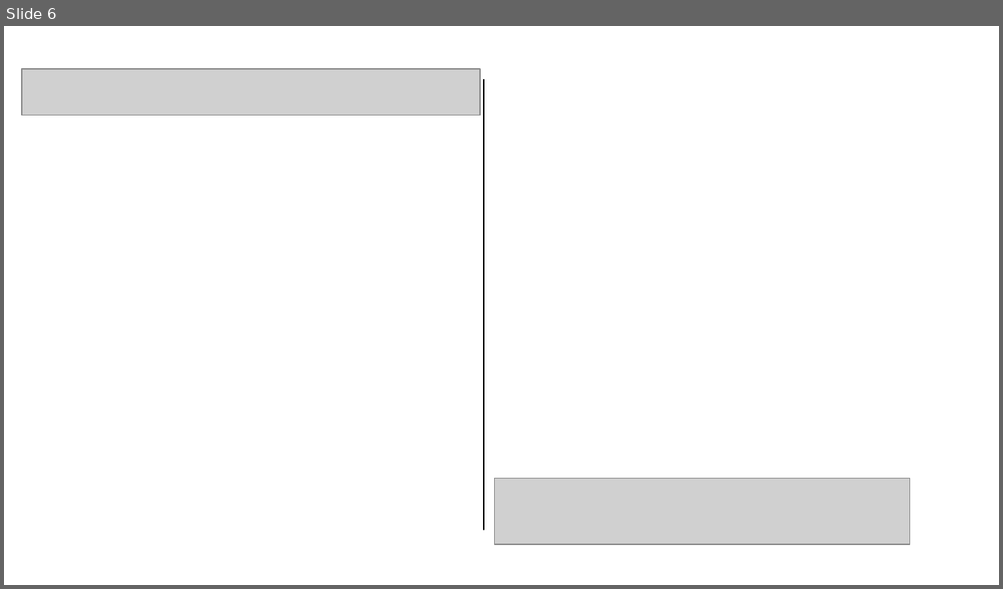
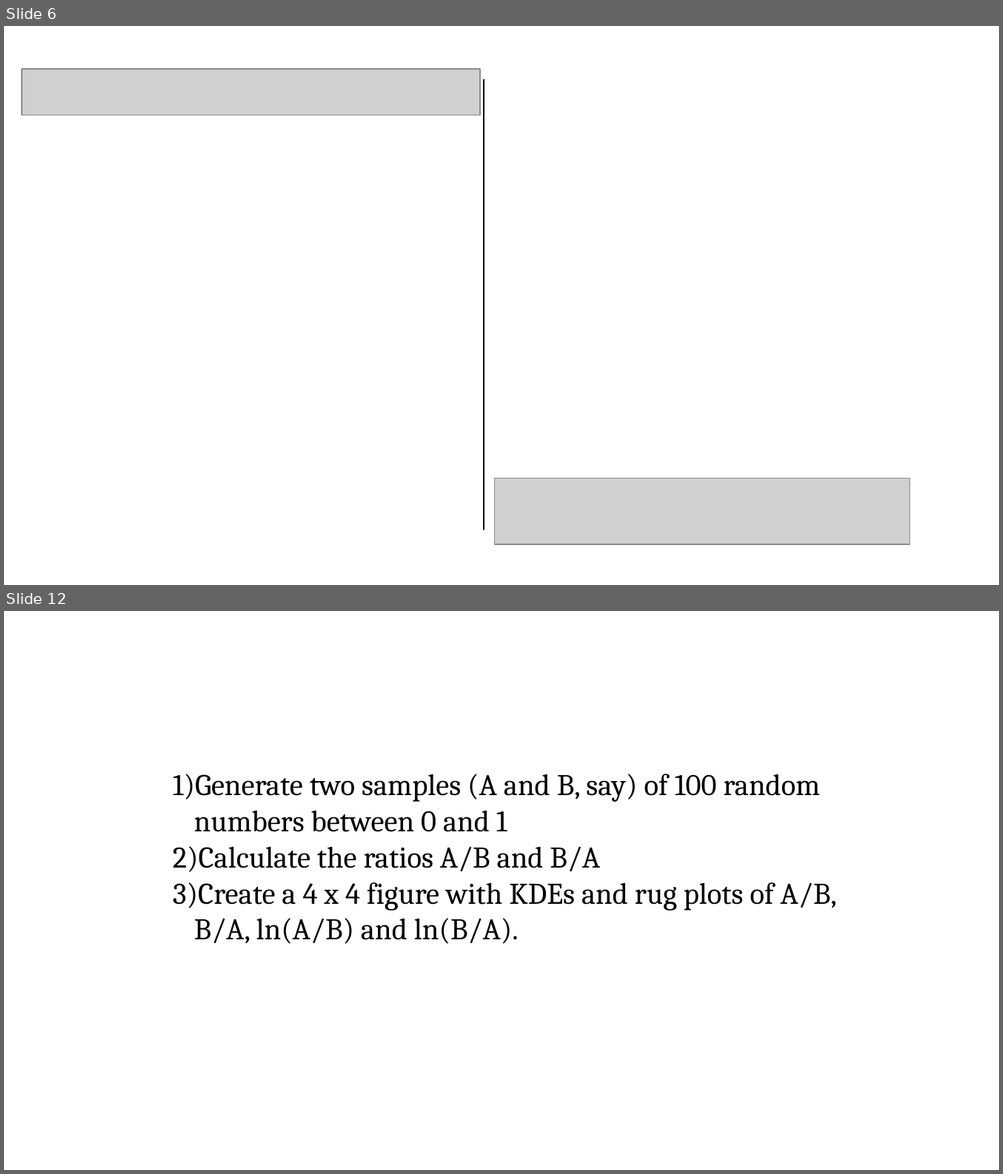
Before and after one commit to pvermees/geostats, a slide deck: slides/quizzes.odp. Shown one above the other, each under a label of ours: slide 6 before the commit, slides 6 and 12 after it; the slides between them are not shown. The pictures are 1003x589 and 1003x1174 pixels, drawn with LibreOffice and Linux fonts; fonts in the diff are those of the drawing; grey boxes stand for pictures. Boxes give left, top, right and bottom in pixels: in the first picture for what was removed or moved away, otherwise in the second. Text is boxed around its words. In the diff, an @@ line names an element or a change of style, - is before the commit and + after.

```diff
--- a/slides/quizzes.odp
+++ b/slides/quizzes.odp
@@ slide 12 added at [4,611,999,1170], background #FFFFFF @@
@@ text added at [173,774,836,944], 24 pt, text #000000 @@
+1) Generate two samples (A and B, say) of 100 random numbers between 0 and 1
+2) Calculate the ratios A/B and B/A
+3) Create a 4 x 4 figure with KDEs and rug plots of A/B, B/A, ln(A/B) and ln(B/A).
```
Also in this commit, not shown: 19 other slides added.
